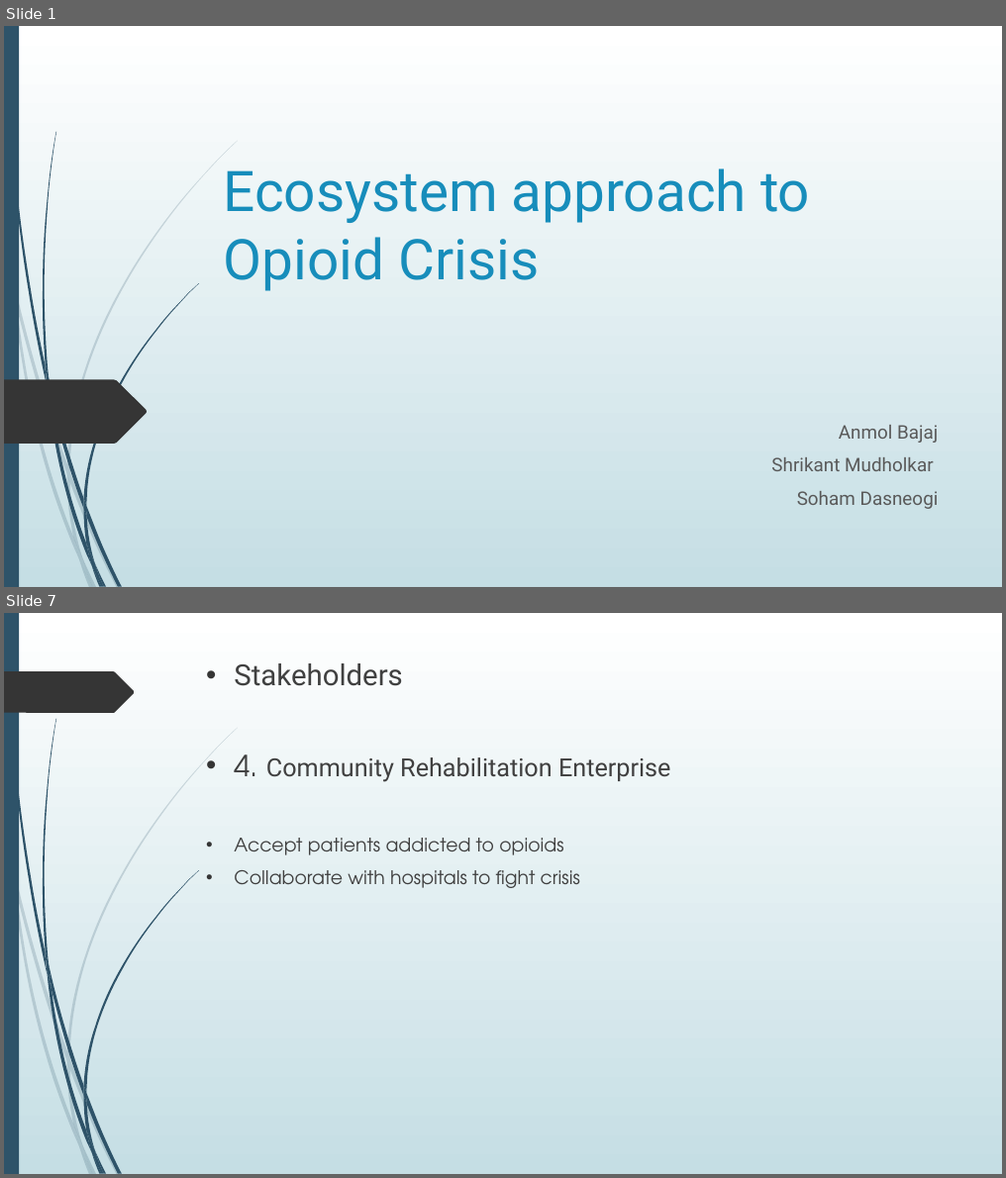
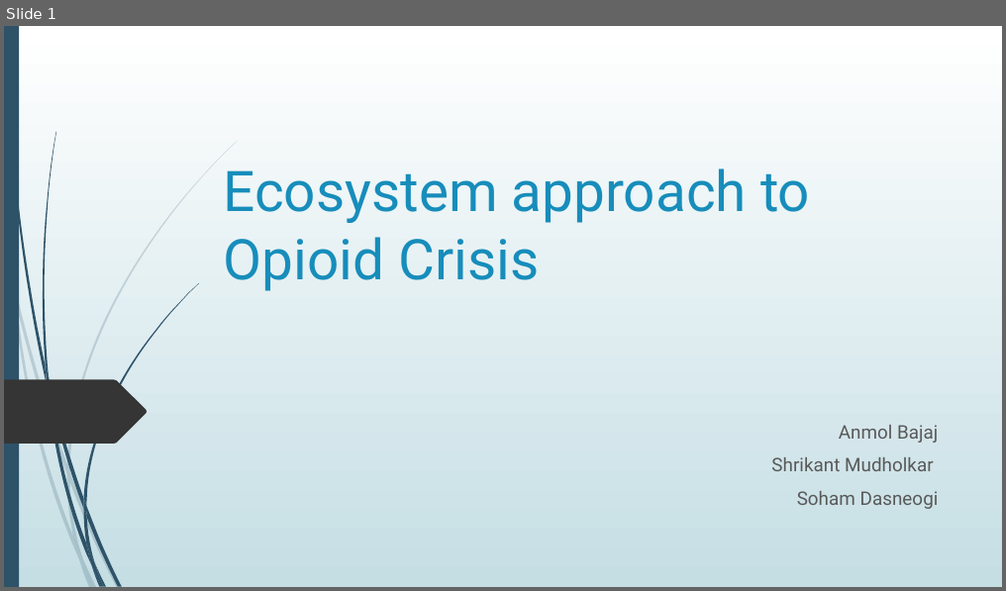
Before and after one commit to shrican/ecosystem-approach-to-opioid-crisis, a slide deck: Ecosystem approach to Opioid Crisis.pptx. Shown one above the other, each under a label of ours: slides 1 and 7 before the commit, slide 1 after it; the slides between them are not shown. The pictures are 1006x1178 and 1006x591 pixels, drawn with LibreOffice and Linux fonts; fonts in the diff are those of the drawing. Boxes give left, top, right and bottom in pixels: in the first picture for what was removed or moved away, otherwise in the second. Text is boxed around its words. In the diff, an @@ line names an element or a change of style, - is before the commit and + after.

```diff
--- a/Ecosystem approach to Opioid Crisis.pptx
+++ b/Ecosystem approach to Opioid Crisis.pptx
@@ slide 7 removed at [4,613,1002,1174], background gradient #FFFFFF to #C5DEE5; not listed: 23 template elements that a slide beside it also shows @@
@@ freeform shape removed at [4,671,135,713] @@
@@ text removed at [234,663,670,888] @@
-• Stakeholders
-• 4. Community Rehabilitation Enterprise
-• Accept patients addicted to opioids
-• Collaborate with hospitals to fight crisis
```
Also in this commit, not shown: 4 slides changed, 11 slides added, 4 other slides removed, 4 other files.
